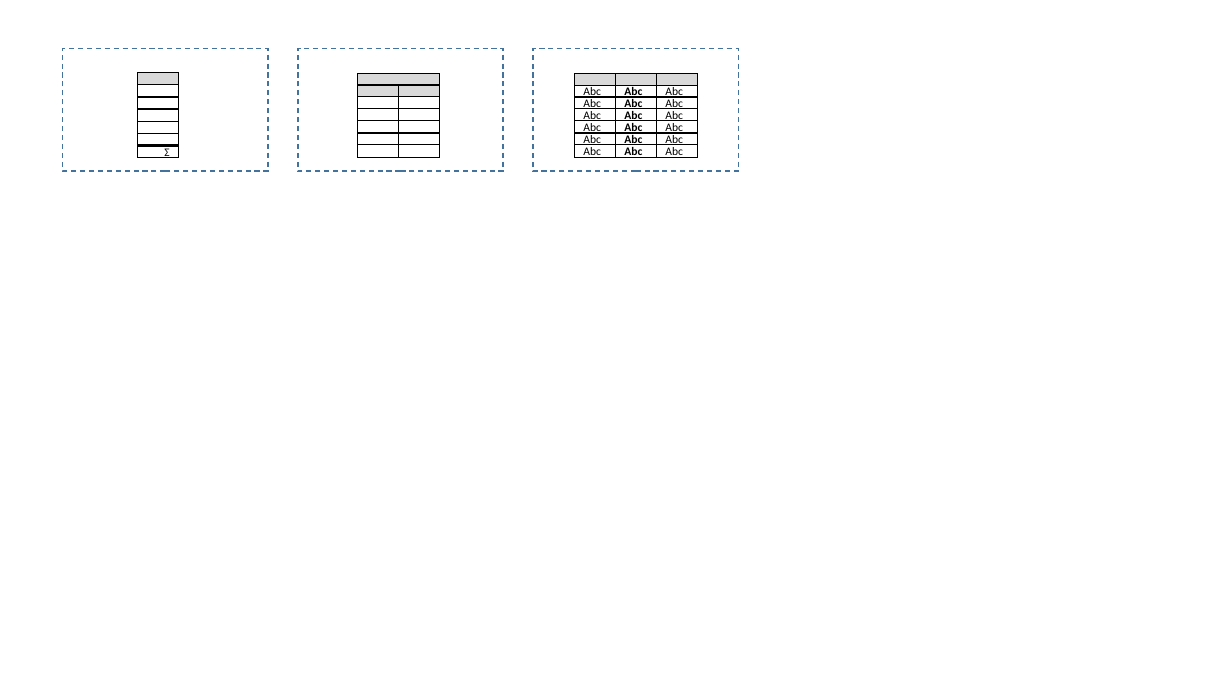
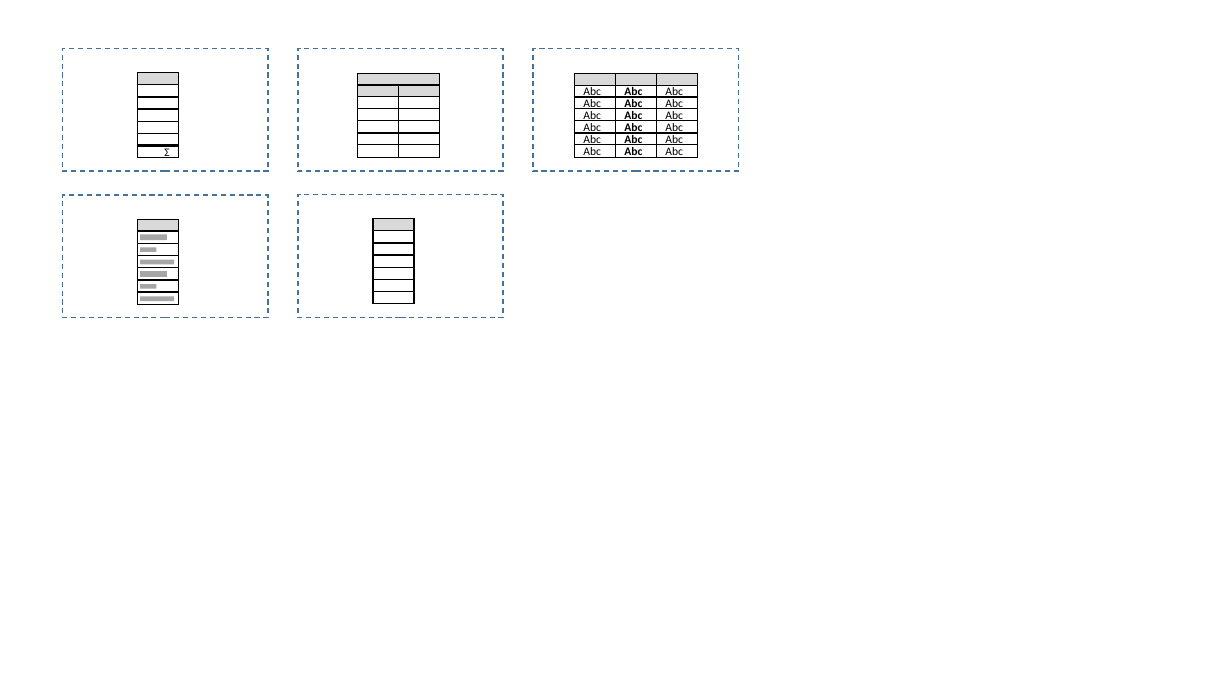
Before and after one commit to ExFace/Core, a slide deck: slide 6 of Docs/documentation/uxon_presets.pptx (slide 4 before the commit). Drawn at 1232x693 pixels with LibreOffice and Linux fonts; fonts in the diff are those of the drawing. Boxes give left, top, right and bottom in pixels: in the first picture for what was removed or moved away, otherwise in the second. Text is boxed around its words. In the diff, an @@ line names an element or a change of style, - is before the commit and + after.

```diff
--- a/Docs/documentation/uxon_presets.pptx
+++ b/Docs/documentation/uxon_presets.pptx
@@ rectangle added at <box>63,195,268,318</box>, outline #43739E 1 pt dashed @@
@@ rectangle added at <box>298,194,503,317</box>, outline #43739E 1 pt dashed @@
@@ rectangle added at <box>138,231,178,243</box>, fill #FFFFFF, outline #000000 1 pt @@
@@ rectangle added at <box>138,219,178,231</box>, fill #D9D9D9, outline #000000 1 pt @@
@@ rectangle added at <box>140,235,167,240</box>, fill #A6A6A6 @@
@@ rectangle added at <box>373,230,414,242</box>, fill #FFFFFF, outline #000000 1 pt @@
@@ rectangle added at <box>373,219,414,231</box>, fill #D9D9D9, outline #000000 1 pt @@
@@ rectangle added at <box>138,244,178,256</box>, fill #FFFFFF, outline #000000 1 pt @@
@@ rectangle added at <box>138,256,178,268</box>, fill #FFFFFF, outline #000000 1 pt @@
@@ rectangle added at <box>138,268,178,280</box>, fill #FFFFFF, outline #000000 1 pt @@
@@ rectangle added at <box>140,248,157,252</box>, fill #A6A6A6 @@
@@ rectangle added at <box>140,260,175,264</box>, fill #A6A6A6 @@
@@ rectangle added at <box>373,243,414,255</box>, fill #FFFFFF, outline #000000 1 pt @@
@@ rectangle added at <box>373,255,414,267</box>, fill #FFFFFF, outline #000000 1 pt @@
@@ rectangle added at <box>373,267,414,279</box>, fill #FFFFFF, outline #000000 1 pt @@
@@ rectangle added at <box>138,280,178,292</box>, fill #FFFFFF, outline #000000 1 pt @@
@@ rectangle added at <box>138,292,178,304</box>, fill #FFFFFF, outline #000000 1 pt @@
@@ rectangle added at <box>140,271,167,276</box>, fill #A6A6A6 @@
@@ rectangle added at <box>140,284,157,288</box>, fill #A6A6A6 @@
@@ rectangle added at <box>140,297,175,301</box>, fill #A6A6A6 @@
@@ rectangle added at <box>373,279,414,291</box>, fill #FFFFFF, outline #000000 1 pt @@
@@ rectangle added at <box>373,291,414,303</box>, fill #FFFFFF, outline #000000 1 pt @@
```
Also in this commit, not shown: 4 other slides changed, 4 slides added, 1 slide removed, 41 other files.
